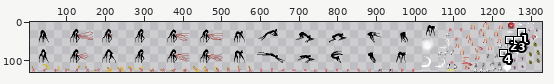
Edited in one commit: sprite sheet (src/commonMain/resources/tiles.atlas.png). The picture above shows the old version from afar; the outline marks the close-up.
Close-up. Before the commit:
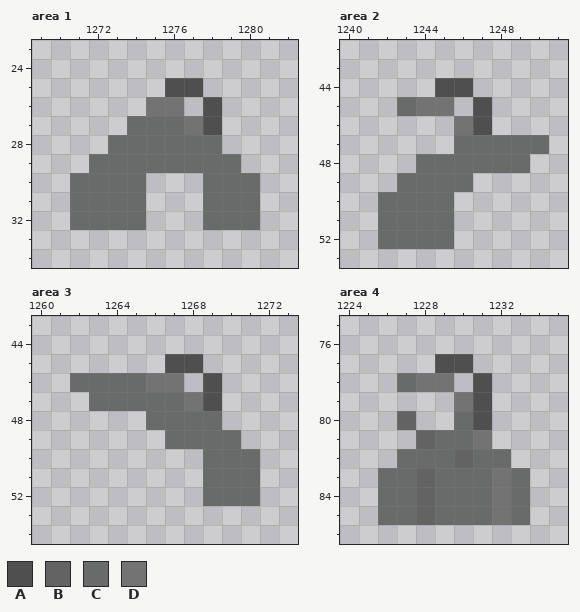
The file is 1328x128 pixels. Pixels under 10% opacity are left out. Colours within 5 levels of each other are drawn and written as one. Shown: area 1: x 1269..1282, y 23..34; area 2: x 1240..1251, y 42..53; area 3: x 1260..1273, y 43..54; area 4: x 1224..1235, y 75..86. The wide view leaves out empty margins. The commit also changed other parts of the picture, which this record leaves out.
Palette (. is transparent): A #4f4f4f  B #636363  C #696a6a  D #737373
The same view after the edit:
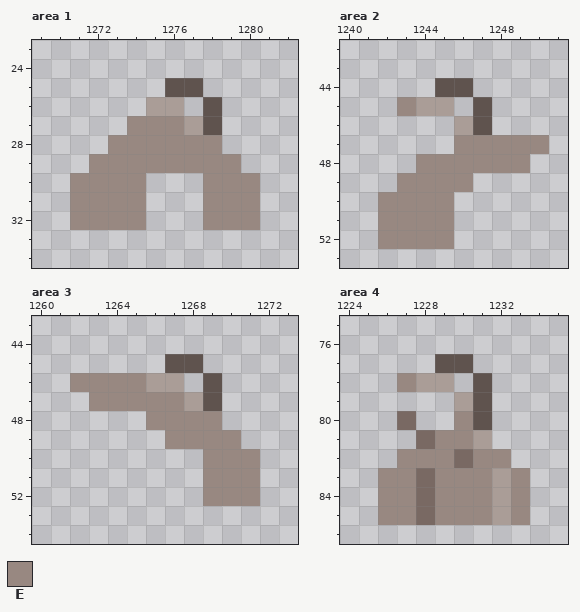
Colours new in this view: E #988881
The edit:
Colour A changes from #4f4f4f to #5f534e.
Colour B changes from #636363 to #796963.
Colour D changes from #737373 to #aa9d97.
Area 1:
The edit turns colour C into colour E in row 27 at x 1274 to 1276; in row 28 at x 1273 to 1278; in row 29 at x 1272 to 1279; in rows 30 to 32 at x 1271 to 1274 and 1278 to 1280.
Area 2:
The edit turns colour C into colour E in row 45 at x 1243; in row 47 at x 1246 to 1250; in row 48 at x 1244 to 1249; in row 49 at x 1243 to 1246; in rows 50 to 52 at x 1242 to 1245.
Area 3:
The edit turns colour C into colour E in row 46 at x 1262 to 1265; in row 47 at x 1263 to 1267; in row 48 at x 1266 to 1269; in row 49 at x 1267 to 1270; in rows 50 to 52 at x 1269 to 1271.
Area 4:
The edit turns colour C into colour E in row 78 at x 1227; in row 80 at x 1230; in row 81 at x 1229 to 1230; in row 82 at x 1227 to 1229 and 1231 to 1232; in rows 83 to 85 at x 1226 to 1227, 1229 to 1231 and 1233.
Changed places in both close-ups, as pixel boxes (x1, y1, x2, y2):
changed: (70, 78, 260, 230)
changed: (378, 78, 549, 249)
changed: (70, 354, 260, 506)
changed: (378, 354, 530, 525)
